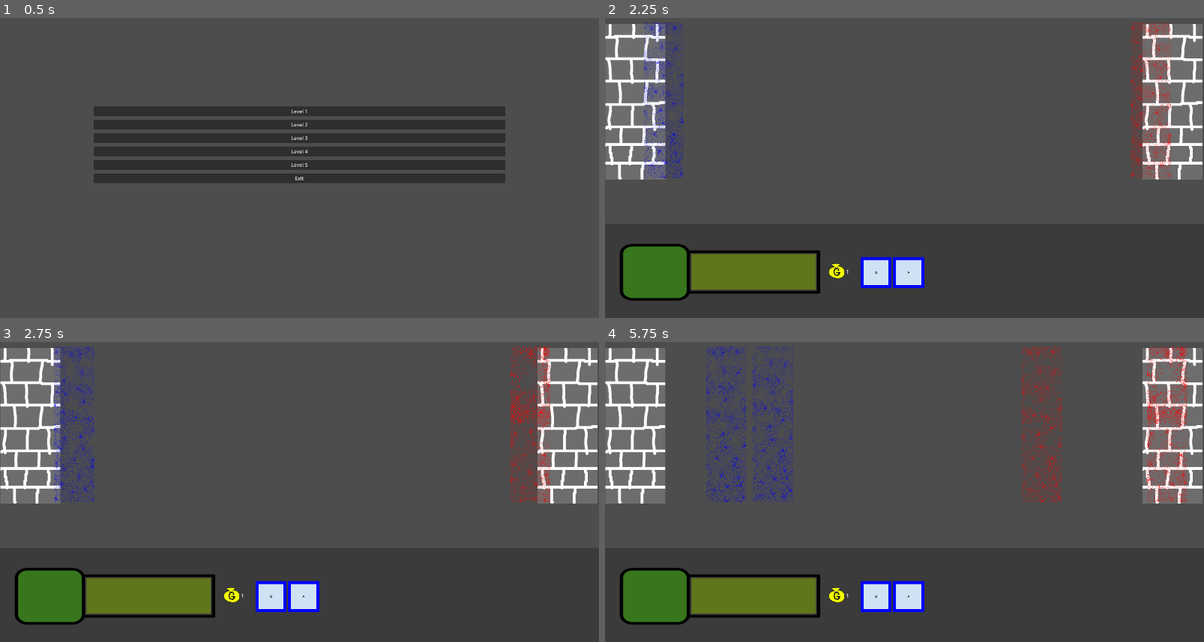
Above: before the commit, frames 1-4 (two rows, left to right).
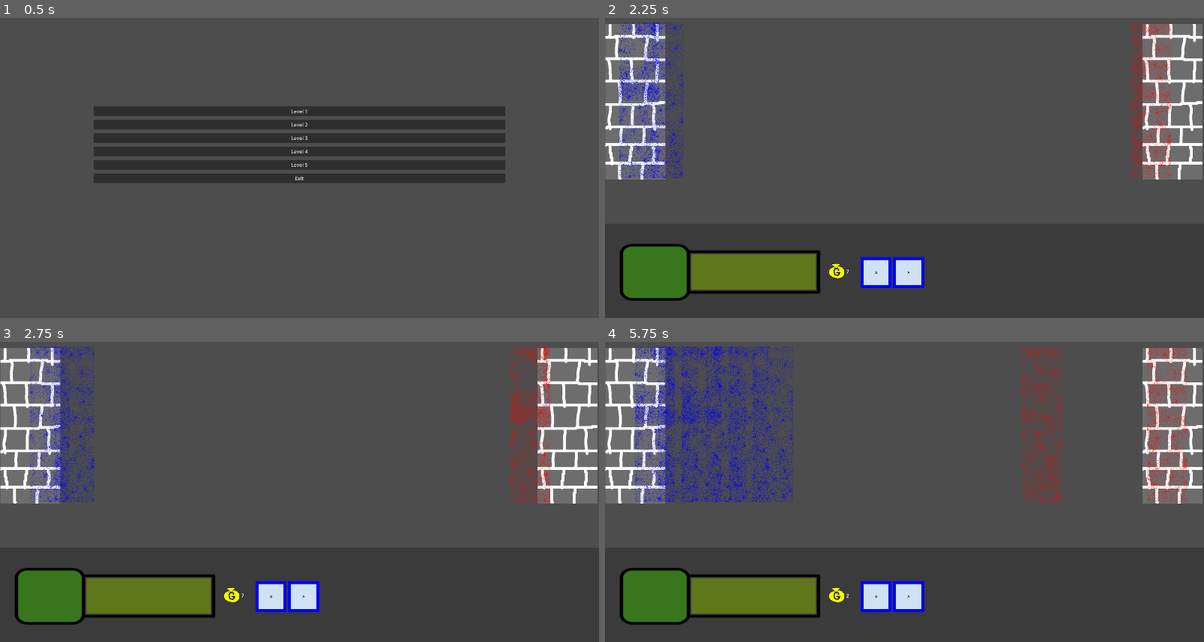
Above: after the commit, the same moments.

Repository: manufacturedba/ludumdare
Game: Godot game, scene res://Menus/MainMenu.tscn
The game is run twice, just before and just after one commit, with the same random seed, the same clock (stepped at 60 frames per second) and the same inputs.
Inputs (mouse positions are in pixels of both pictures, inside the frame that each line leads up to):
- Up to frame 1 (0.5 s): no input
- Up to frame 2 (2.25 s): click "Level 2" at 0.5 s; click (874, 273) at 1.25 s; click (910, 273) at 2.02 s
- Up to frame 3 (2.75 s): no input
- Up to frame 4 (5.75 s): click (874, 597) at 2.75 s; click (910, 597) at 3.52 s; click (874, 597) at 4.27 s; click (910, 597) at 5.02 s

Frame 1 is identical in both runs. In frame 2, 1.1% of the frame differs, in the area x 2-41%, y 1-86%; in frame 3, 0.9%; in frame 4, 5.5%, in the area x 5-98%, y 1-86%.

Commit message:
Catapult
A bunch of constants

Some level setup

Diff:
--- a/project/Battlefield/Toolbar/toolbar.gd
+++ b/project/Battlefield/Toolbar/toolbar.gd
@@ -3,7 +3,7 @@
 var spawnButtonPreload := preload("res://Battlefield/Toolbar/UnitSpawnButton/UnitSpawnButton.tscn");
 var spawnButtons = [];
 var playerUnitTypes;
-var gold = 2;
+var gold = 10;
 var income = 1;
 
 const MAX_GOLD = 99;
@@ -18,6 +18,11 @@
 		"texture": "res://Battlefield/Toolbar/UnitSpawnButton/Textures/archer.png",
 		"cost": 2,
 		"class": CONSTANTS.CLASS_ENUM.ARCHER
+	},
+	CONSTANTS.CLASS_ENUM.CATAPULT: {
+		"texture": "res://Battlefield/Toolbar/UnitSpawnButton/Textures/archer.png",
+		"cost": 5,
+		"class": CONSTANTS.CLASS_ENUM.CATAPULT
 	},
 }
 
--- a/project/Battlefield/enemy_unit_spawner.gd
+++ b/project/Battlefield/enemy_unit_spawner.gd
@@ -2,19 +2,13 @@
 
 @onready var timer:Timer = $EnemyUnitSpawnTimer;
 
-const plSoldier = preload("res://Units/Soldier.tscn");
-const plArcher = preload("res://Units/Archer.tscn");
-
-const unitEnumPlMap = {
-	CONSTANTS.CLASS_ENUM.SOLDIER: plSoldier,
-	CONSTANTS.CLASS_ENUM.ARCHER: plArcher
-}
-
 var pattern: Array[CONSTANTS.CLASS_ENUM] = [CONSTANTS.CLASS_ENUM.SOLDIER];
 var patternIdx := 0;
+var unitEnumPlMap;
 
-func with(_pattern: Array[CONSTANTS.CLASS_ENUM]):
+func with(_pattern: Array[CONSTANTS.CLASS_ENUM], _unitEnumPlMap):
 	pattern = _pattern;
+	unitEnumPlMap = _unitEnumPlMap;
 	return self;
 
 # Called when the node enters the scene tree for the first time.
@@ -26,7 +20,7 @@
 	pass
 
 func _on_enemy_unit_spawn_timer_timeout() -> void:
-	patternIdx = patternIdx+1 % pattern.size();
+	patternIdx = (patternIdx+1) % pattern.size();
 	var unitEnumVal = pattern[patternIdx];
 	spawnUnit(unitEnumVal);
 	timer.start(4);
--- a/project/Battlefield/player_unit_spawner.gd
+++ b/project/Battlefield/player_unit_spawner.gd
@@ -1,12 +1,6 @@
 extends Node2D
 
-const plSoldier = preload("res://Units/Soldier.tscn");
-const plArcher = preload("res://Units/Archer.tscn");
-
-const unitEnumPlMap = {
-	CONSTANTS.CLASS_ENUM.SOLDIER: plSoldier,
-	CONSTANTS.CLASS_ENUM.ARCHER: plArcher
-}
+var unitEnumPlMap;
 
 # Called when the node enters the scene tree for the first time.
 func _ready() -> void:
@@ -20,3 +14,7 @@
 	var unit = unitEnumPlMap[unitEnumVal].instantiate().with(true);
 	unit.global_position = global_position;
 	get_tree().current_scene.add_child(unit);
+
+func with(_unitEnumPlMap):
+	unitEnumPlMap = _unitEnumPlMap;
+	return self;
--- a/project/Battlefield/playmat.gd
+++ b/project/Battlefield/playmat.gd
@@ -2,10 +2,22 @@
 
 @onready var toolbar = $Toolbar;
 @onready var enemyUnitSpawner = $EnemyUnitSpawner;
+@onready var playerUnitSpawner = $PlayerUnitSpawner;
+
+const plSoldier = preload("res://Units/Soldier.tscn");
+const plArcher = preload("res://Units/Archer.tscn");
+const plCatapult = preload("res://Units/Catapult.tscn");
+
+const unitEnumPlMap = {
+	CONSTANTS.CLASS_ENUM.SOLDIER: plSoldier,
+	CONSTANTS.CLASS_ENUM.ARCHER: plArcher,
+	CONSTANTS.CLASS_ENUM.CATAPULT: plCatapult,
+}
 
 func with(playerUnitTypes: Array[CONSTANTS.CLASS_ENUM], enemyPattern: Array[CONSTANTS.CLASS_ENUM]):
 	toolbar.with(playerUnitTypes);
-	enemyUnitSpawner.with(enemyPattern);
+	playerUnitSpawner.with(unitEnumPlMap);
+	enemyUnitSpawner.with(enemyPattern, unitEnumPlMap);
 
 func _on_enemy_base_destruction_timer_timeout() -> void:
 	get_tree().change_scene_to_file("res://Menus/Victory.tscn");
--- /dev/null
+++ b/project/Levels/Level3.tscn
@@ -0,0 +1,9 @@
+[gd_scene load_steps=3 format=3 uid="uid://8yjxxpsojohg"]
+
+[ext_resource type="Script" path="res://Levels/level_3.gd" id="1_jxu6j"]
+[ext_resource type="PackedScene" uid="uid://djjy12c52d7gf" path="res://Battlefield/playmat.tscn" id="2_ssfsf"]
+
+[node name="Level3" type="Node2D"]
+script = ExtResource("1_jxu6j")
+
+[node name="Playmat" parent="." instance=ExtResource("2_ssfsf")]
--- a/project/Levels/level_2.gd
+++ b/project/Levels/level_2.gd
@@ -5,6 +5,7 @@
 const playerUnitTypes: Array[CONSTANTS.CLASS_ENUM] = [
 	CONSTANTS.CLASS_ENUM.SOLDIER, CONSTANTS.CLASS_ENUM.ARCHER
 ];
+
 const enemyPattern: Array[CONSTANTS.CLASS_ENUM] = [CONSTANTS.CLASS_ENUM.SOLDIER];
 
 func _ready() -> void:
--- /dev/null
+++ b/project/Levels/level_3.gd
@@ -0,0 +1,14 @@
+extends Node2D
+
+@onready var playmat = $Playmat;
+
+const playerUnitTypes: Array[CONSTANTS.CLASS_ENUM] = [
+	CONSTANTS.CLASS_ENUM.SOLDIER,
+	CONSTANTS.CLASS_ENUM.ARCHER,
+	CONSTANTS.CLASS_ENUM.CATAPULT,
+];
+
+const enemyPattern: Array[CONSTANTS.CLASS_ENUM] = [CONSTANTS.CLASS_ENUM.ARCHER, CONSTANTS.CLASS_ENUM.SOLDIER];
+
+func _ready() -> void:
+	playmat.with(playerUnitTypes, enemyPattern);
--- a/project/Menus/main_menu.gd
+++ b/project/Menus/main_menu.gd
@@ -7,7 +7,7 @@
 	get_tree().change_scene_to_file("res://Levels/Level2.tscn");
 
 func _on_level_3_pressed() -> void:
-	pass # Replace with function body.
+	get_tree().change_scene_to_file("res://Levels/Level3.tscn");
 
 func _on_level_4_pressed() -> void:
 	pass # Replace with function body.
--- /dev/null
+++ b/project/Units/Catapult.tscn
@@ -0,0 +1,19 @@
+[gd_scene load_steps=4 format=3 uid="uid://bkp8shqfguhbh"]
+
+[ext_resource type="PackedScene" uid="uid://dc0soohaogl1m" path="res://Units/Unit.tscn" id="1_71uki"]
+[ext_resource type="Script" path="res://Units/catapult.gd" id="2_upnbx"]
+
+[sub_resource type="RectangleShape2D" id="RectangleShape2D_4u0nm"]
+size = Vector2(1378, 60)
+
+[node name="Catapult" instance=ExtResource("1_71uki")]
+script = ExtResource("2_upnbx")
+
+[node name="FiringRange" type="Area2D" parent="." index="3"]
+
+[node name="FiringRangeCollision" type="CollisionShape2D" parent="FiringRange" index="0"]
+position = Vector2(770, 7)
+shape = SubResource("RectangleShape2D_4u0nm")
+
+[connection signal="area_entered" from="FiringRange" to="." method="_on_firing_range_area_entered"]
+[connection signal="area_exited" from="FiringRange" to="." method="_on_firing_range_area_exited"]
--- /dev/null
+++ b/project/Units/Projectile/CatapultBallistic.tscn
@@ -0,0 +1,27 @@
+[gd_scene load_steps=4 format=3 uid="uid://c5myo4ux0mp0w"]
+
+[ext_resource type="Script" path="res://Units/Projectile/catapult_ballistic.gd" id="1_ekw3s"]
+[ext_resource type="Texture2D" uid="uid://bojiu6wbo1ybw" path="res://Units/Projectile/Textures/catapult-ballistic.png" id="2_i44xe"]
+
+[sub_resource type="RectangleShape2D" id="RectangleShape2D_226rq"]
+size = Vector2(129, 107.5)
+
+[node name="CatapultBallistic" type="Area2D"]
+script = ExtResource("1_ekw3s")
+
+[node name="CatapultBallisticCollision" type="CollisionShape2D" parent="."]
+shape = SubResource("RectangleShape2D_226rq")
+
+[node name="CatapultBallisticTexture" type="TextureRect" parent="CatapultBallisticCollision"]
+offset_left = 6.0
+offset_top = 3.0
+offset_right = 6.0
+offset_bottom = 3.0
+size_flags_horizontal = 4
+size_flags_vertical = 4
+texture = ExtResource("2_i44xe")
+expand_mode = 2
+stretch_mode = 3
+metadata/_edit_use_anchors_ = true
+
+[connection signal="area_entered" from="." to="." method="_on_area_entered"]
--- a/project/Units/Projectile/arrow.gd
+++ b/project/Units/Projectile/arrow.gd
@@ -1,6 +1,10 @@
 extends Node2D
 
+class_name Arrow
+
 var speed = CONSTANTS.ARROW_SPEED;
+var damage = CONSTANTS.ARROW_DAMAGE;
+
 var isPlayer : bool;
 var direction = 1;
 var normalSpeed = Vector2(0, 0);
@@ -27,15 +31,14 @@
 		add_to_group("PlayerGroup");
 	else:
 		add_to_group("CpuGroup");
-	normalSpeed = Vector2(direction * speed, 0);
 
 func _physics_process(delta: float) -> void:
-	position += normalSpeed * delta
+	position += Vector2(direction * speed, 0) * delta
 
 func _on_area_entered(area: Area2D) -> void:
 	if (!__checkHostile(area)):
 		return;
 
 	if (area.damage):
-		area.damage(1);
+		area.damage(damage);
 	queue_free();
--- /dev/null
+++ b/project/Units/Projectile/catapult_ballistic.gd
@@ -0,0 +1,7 @@
+extends Arrow
+
+# Called when the node enters the scene tree for the first time.
+func _ready() -> void:
+	super();
+	speed = CONSTANTS.BALLISTIC_SPEED;
+	damage = CONSTANTS.BALLISTIC_DAMAGE;
--- a/project/Units/archer.gd
+++ b/project/Units/archer.gd
@@ -1,18 +1,24 @@
 extends Unit
 
+class_name Archer
+
 var size = 1000;
+var range = 0;
+
 @onready var plArrow = preload("res://Units/Projectile/Arrow.tscn");
 @onready var firingRangeCollision = $FiringRange/FiringRangeCollision;
 
-## Called when the node enters the scene tree for the first time.
+var projectile;
 
 func with(_isPlayer):
+	range = CONSTANTS.ARCHER_RANGE;
 	return _with(_isPlayer, CONSTANTS.ARCHER_LIFE);
 
 func _ready() -> void:
 	super();
+	projectile = plArrow;
 	var newCollisionShape = RectangleShape2D.new();
-	newCollisionShape.size = Vector2(CONSTANTS.ARCHER_RANGE, 1);
+	newCollisionShape.size = Vector2(range, 1);
 	firingRangeCollision.shape = newCollisionShape;
 #
 func attack() -> void:
@@ -21,7 +27,7 @@
 		create_arrow();
 
 func create_arrow() -> void:
-	var arrow = plArrow.instantiate().with(isPlayer);
+	var arrow = projectile.instantiate().with(isPlayer);
 	self.add_child(arrow);
 
 func _on_area_entered(area: Area2D) -> void:
--- /dev/null
+++ b/project/Units/catapult.gd
@@ -0,0 +1,11 @@
+extends Archer
+
+@onready var plCatapultBallistic = preload("res://Units/Projectile/CatapultBallistic.tscn");
+
+func with(_isPlayer):
+	return _with(_isPlayer, CONSTANTS.CATAPULT_LIFE);
+
+func _ready() -> void:
+	super();
+	projectile = plCatapultBallistic;
+	range = CONSTANTS.CATAPULT_RANGE;
--- a/project/Units/unit.gd
+++ b/project/Units/unit.gd
@@ -7,7 +7,7 @@
 @onready var collision: CollisionShape2D = $UnitCollision;
 @onready var timer:Timer = $UnitAttackTimer;
 
-const DEFAULT_SPEED := Vector2(100,0);
+var defaultSpeed: int = CONSTANTS.SOLDIER_SPEED;
 const ATTACK_INTERVAL = 1;
 const DAMAGE = 1;
 
@@ -29,11 +29,11 @@
 func _ready() -> void:
 	if (isPlayer):
 		sprite.modulate = Color.BLUE;
-		normalSpeed = DEFAULT_SPEED;
+		normalSpeed = Vector2(defaultSpeed,0);
 		add_to_group("PlayerGroup");
 	else:
 		sprite.modulate = Color.RED;
-		normalSpeed = -1*DEFAULT_SPEED;
+		normalSpeed = Vector2(-1*defaultSpeed, 0);
 		add_to_group("CpuGroup");
 	currentSpeed = normalSpeed;
 	sprite.frame = randi_range(0,3);
--- a/project/constants.gd
+++ b/project/constants.gd
@@ -1,7 +1,20 @@
 extends Node
 
-enum CLASS_ENUM {SOLDIER, ARCHER};
+enum CLASS_ENUM {SOLDIER, ARCHER, CATAPULT};
+
+var SOLDIER_LIFE = 10;
+var SOLDIER_SPEED = 100;
+
+var ARCHER_LIFE = 5;
+var ARCHER_RANGE = 100;
+var ARCHER_SPEED = 80;
+
 var ARROW_SPEED = 200;
-var ARCHER_RANGE = 100;
-var SOLDIER_LIFE = 10;
-var ARCHER_LIFE = 1;
+var ARROW_DAMAGE = 1;
+
+var CATAPULT_LIFE = 1;
+var CATAPULT_RANGE = 1000;
+var CATAPULT_SPEED = 10;
+
+var BALLISTIC_SPEED = 200;
+var BALLISTIC_DAMAGE = 10;
Binary file added: project/Units/Projectile/Textures/catapult-ballistic.png
Not shown, added: project/Units/Projectile/Textures/catapult-ballistic.png.import
